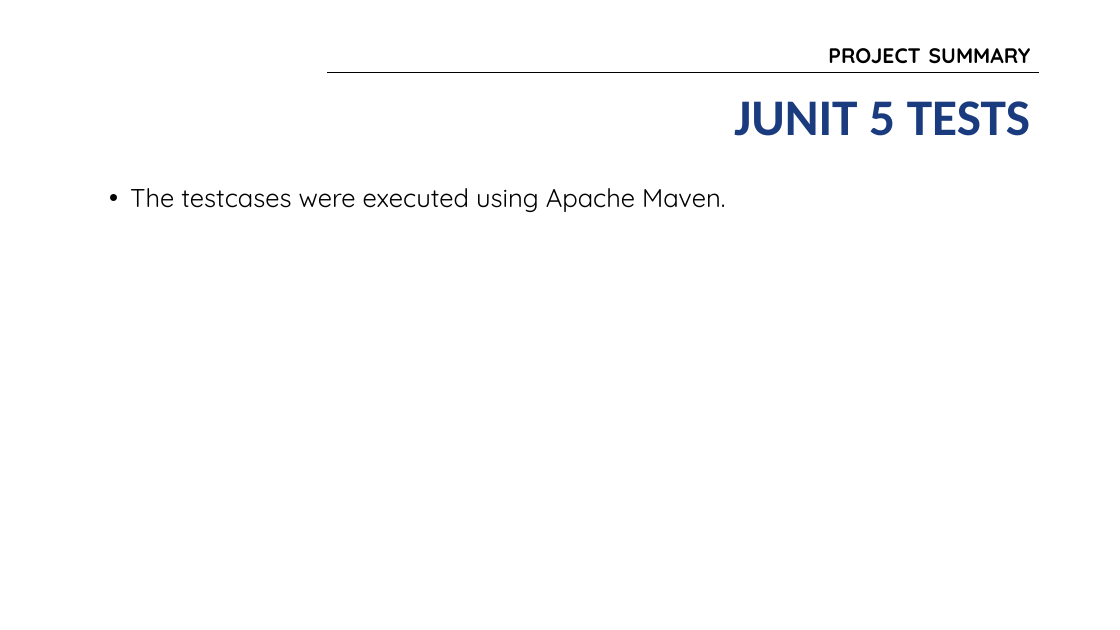
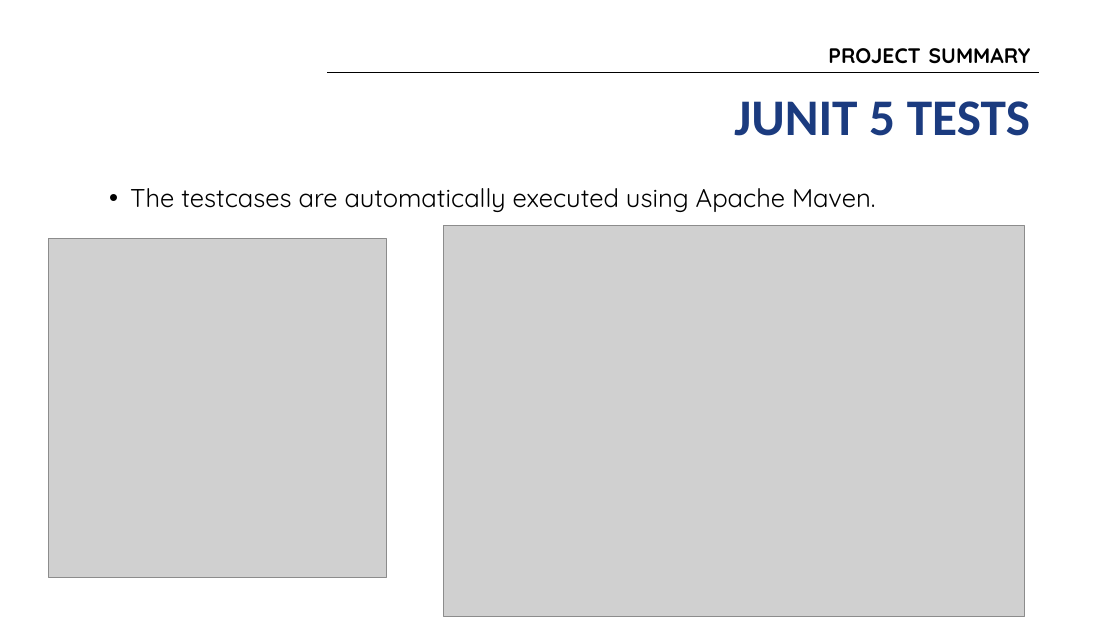
Before and after one commit to group-sm3/connect4-sm3, a slide deck: slide 8 of docs/SM3 Presentation.pptx. Drawn at 1120x630 pixels with LibreOffice and Linux fonts; fonts in the diff are those of the drawing; grey boxes stand for pictures; background and template pictures are left out. Boxes give left, top, right and bottom in pixels: in the first picture for what was removed or moved away, otherwise in the second. Text is boxed around its words. In the diff, an @@ line names an element or a change of style, - is before the commit and + after.

```diff
--- a/docs/SM3 Presentation.pptx
+++ b/docs/SM3 Presentation.pptx
@@ text at [130, 188, 875, 212]: text changed @@
-• The testcases were executed using Apache Maven.
+• The testcases are automatically executed using Apache Maven.
@@ picture added at [49, 238, 386, 577] @@
@@ picture added at [444, 226, 1025, 617] @@
```
Also in this commit, not shown: 1 other slide changed.
